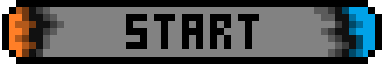
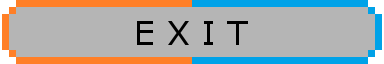
Two versions of the same layered image (384×64). Layer-by-layer changes:
painted on "Outline" over [2, 0, 382, 64]
removed layer "MenuFont" over [126, 14, 259, 49]
added layer "E X I T" above "Layer" over [137, 21, 248, 45]
added layer "ForegroundHighlight" above "Foreground" over [2, 0, 382, 64]
painted on "Foreground" over [9, 7, 375, 59]
